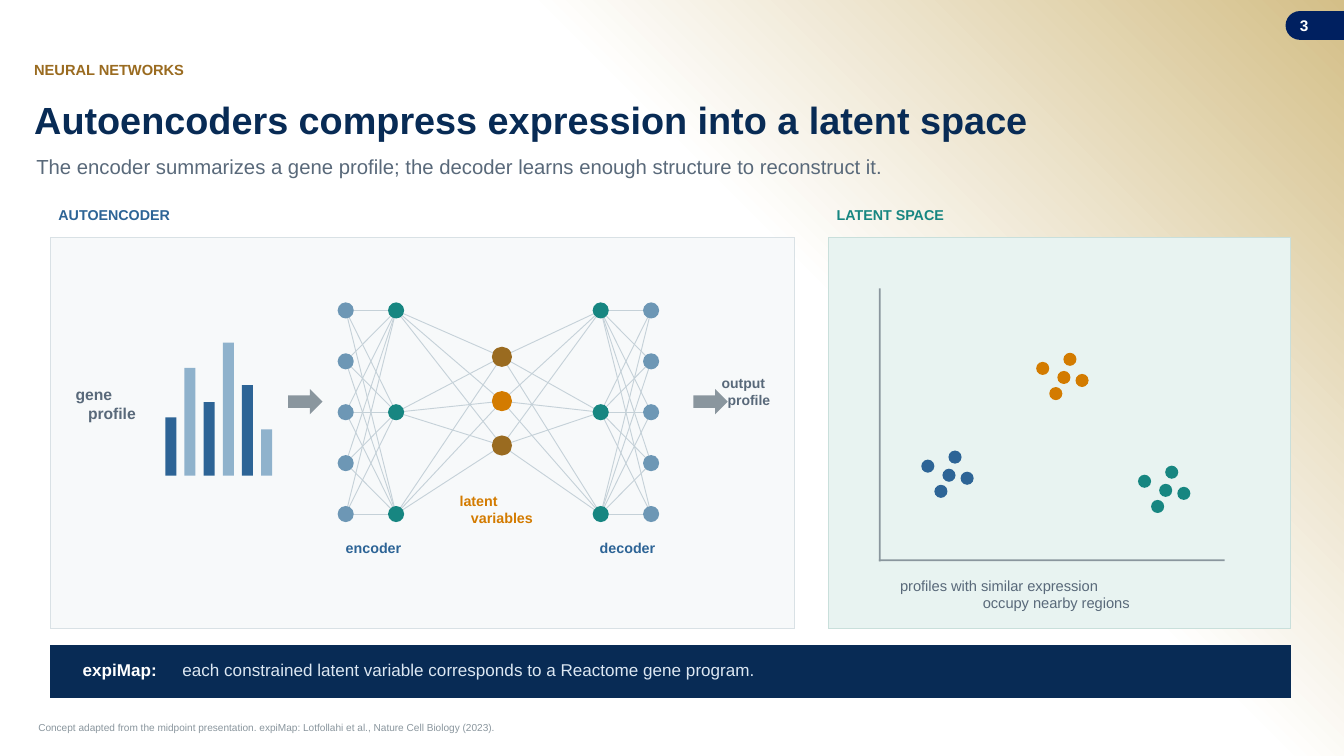
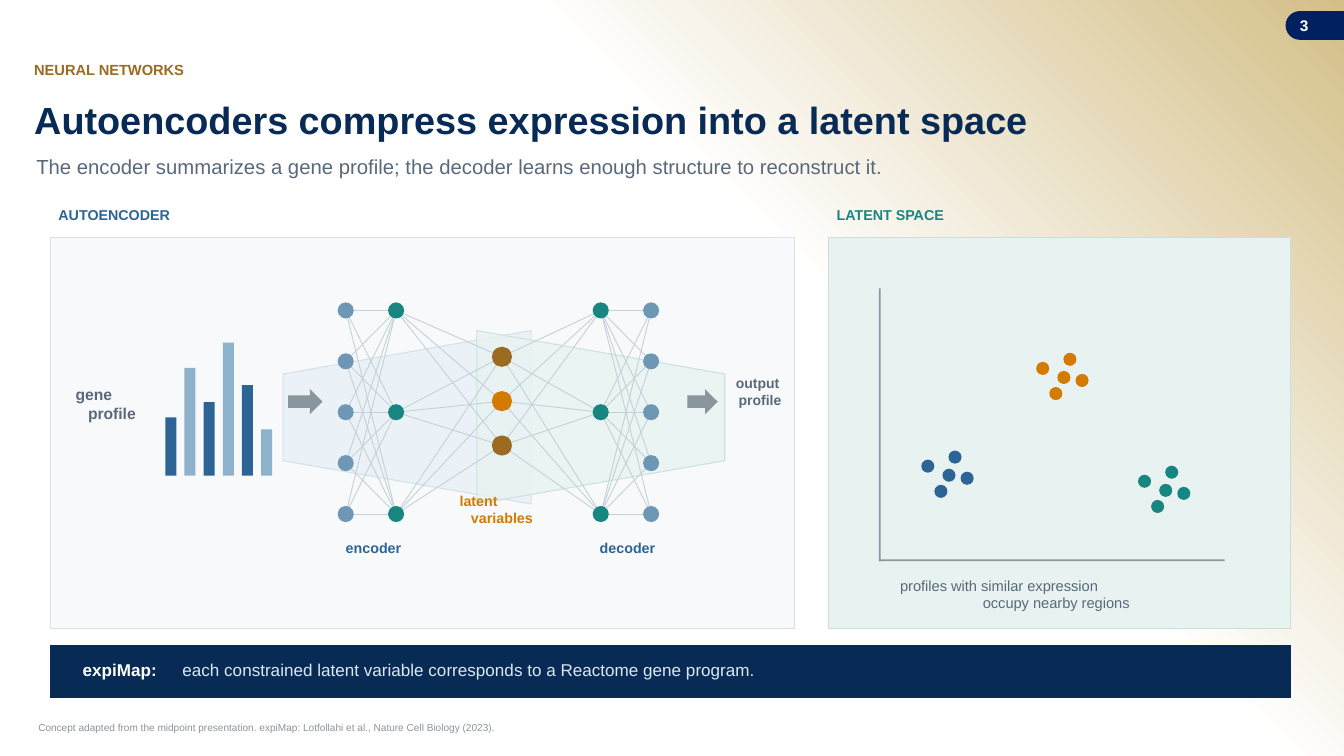
Before and after one commit to jasont314/nasa-mouse, a slide deck: slide 3 of presentation/SLSTP_2026_Generative_Transcriptomics.pptx. Drawn at 1344x756 pixels with LibreOffice and Linux fonts; fonts in the diff are those of the drawing; background and template pictures are left out. Boxes give left, top, right and bottom in pixels: in the first picture for what was removed or moved away, otherwise in the second. Text is boxed around its words. In the diff, an @@ line names an element or a change of style, - is before the commit and + after.

```diff
--- a/presentation/SLSTP_2026_Generative_Transcriptomics.pptx
+++ b/presentation/SLSTP_2026_Generative_Transcriptomics.pptx
@@ trapezoid added at [283, 331, 531, 504], fill #E9F1F7 at 82% opacity, outline #D5E2EC 0.8 pt @@
@@ trapezoid added at [477, 331, 725, 504], fill #E8F3F1 at 82% opacity, outline #CEE2DE 0.8 pt @@
@@ right arrow: place and size @@
-right arrow at [694, 389, 728, 414]
+right arrow at [688, 389, 718, 414]
@@ text "output profile": place and size @@
-text "output profile" at [722, 379, 771, 408]
+text "output profile" at [736, 379, 782, 408]
```
Also in this commit, not shown: 1 other slide changed, 3 slides added, 1 slide removed, 5 other files.
